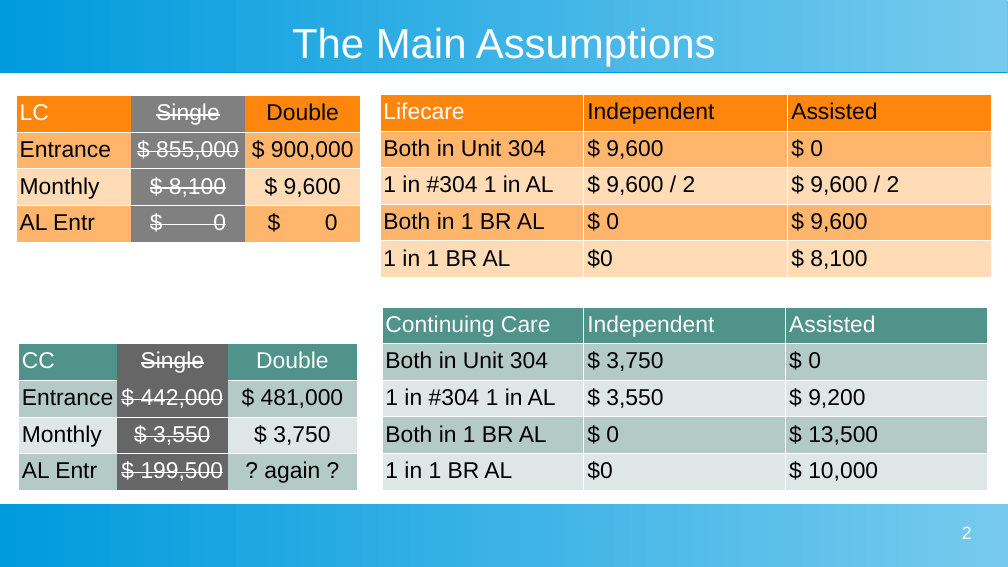
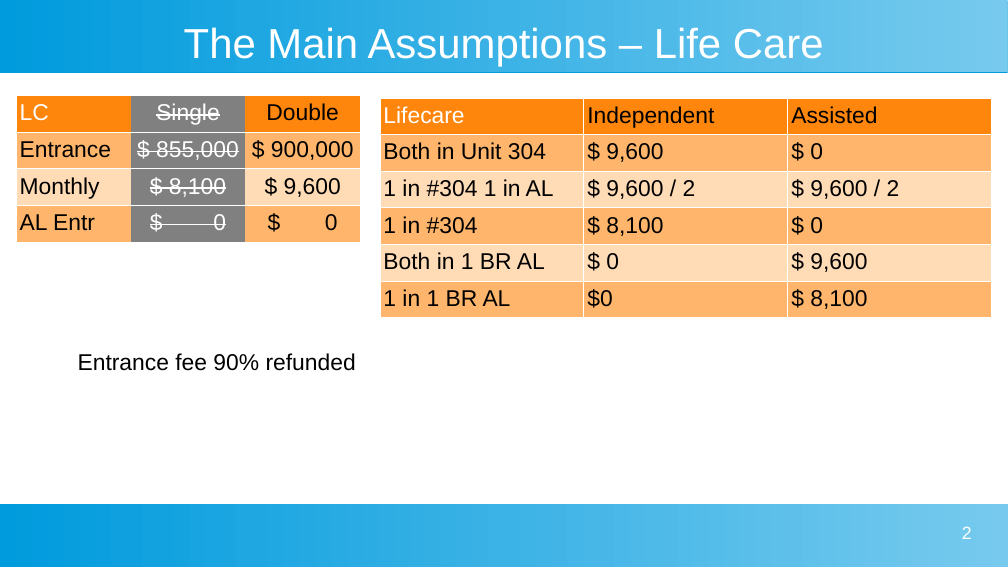
Before and after one commit to davegutz/myLifeSaver, a slide deck: slide 2 of Gutz Evaluation of Taylor Lifecare Advantage.odp. Drawn at 1008x567 pixels with LibreOffice and Linux fonts; fonts in the diff are those of the drawing. Boxes give left, top, right and bottom in pixels: in the first picture for what was removed or moved away, otherwise in the second. Text is boxed around its words. In the diff, an @@ line names an element or a change of style, - is before the commit and + after.

```diff
--- a/Gutz Evaluation of Taylor Lifecare Advantage.odp
+++ b/Gutz Evaluation of Taylor Lifecare Advantage.odp
@@ title at [184,27,824,67]: text changed @@
-The Main Assumptions
+The Main Assumptions – Life Care
@@ table at [380,98,992,313] @@
+row 4: 1 in #304 | $ 8,100 | $ 0
@@ table: place and size @@
-table at [380,94,992,273]
+table at [380,98,992,313]
@@ table removed at [382,307,989,485], 5 rows, 3 columns @@
-Continuing Care | Independent | Assisted
-Both in Unit 304 | $ 3,750 | $ 0
-1 in #304 1 in AL | $ 3,550 | $ 9,200
-Both in 1 BR AL | $ 0 | $ 13,500
-1 in 1 BR AL | $0 | $ 10,000
@@ table removed at [18,344,358,487], 4 rows, 3 columns @@
-CC | Single | Double
-Entrance | $ 442,000 | $ 481,000
-Monthly | $ 3,550 | $ 3,750
-AL Entr | $ 199,500 | ? again ?
@@ text added at [78,353,356,371], 18 pt, text #000000 @@
+Entrance fee 90% refunded
```
Also in this commit, not shown: 8 other slides changed, 3 slides added, 2 slides removed, 2 other files.
